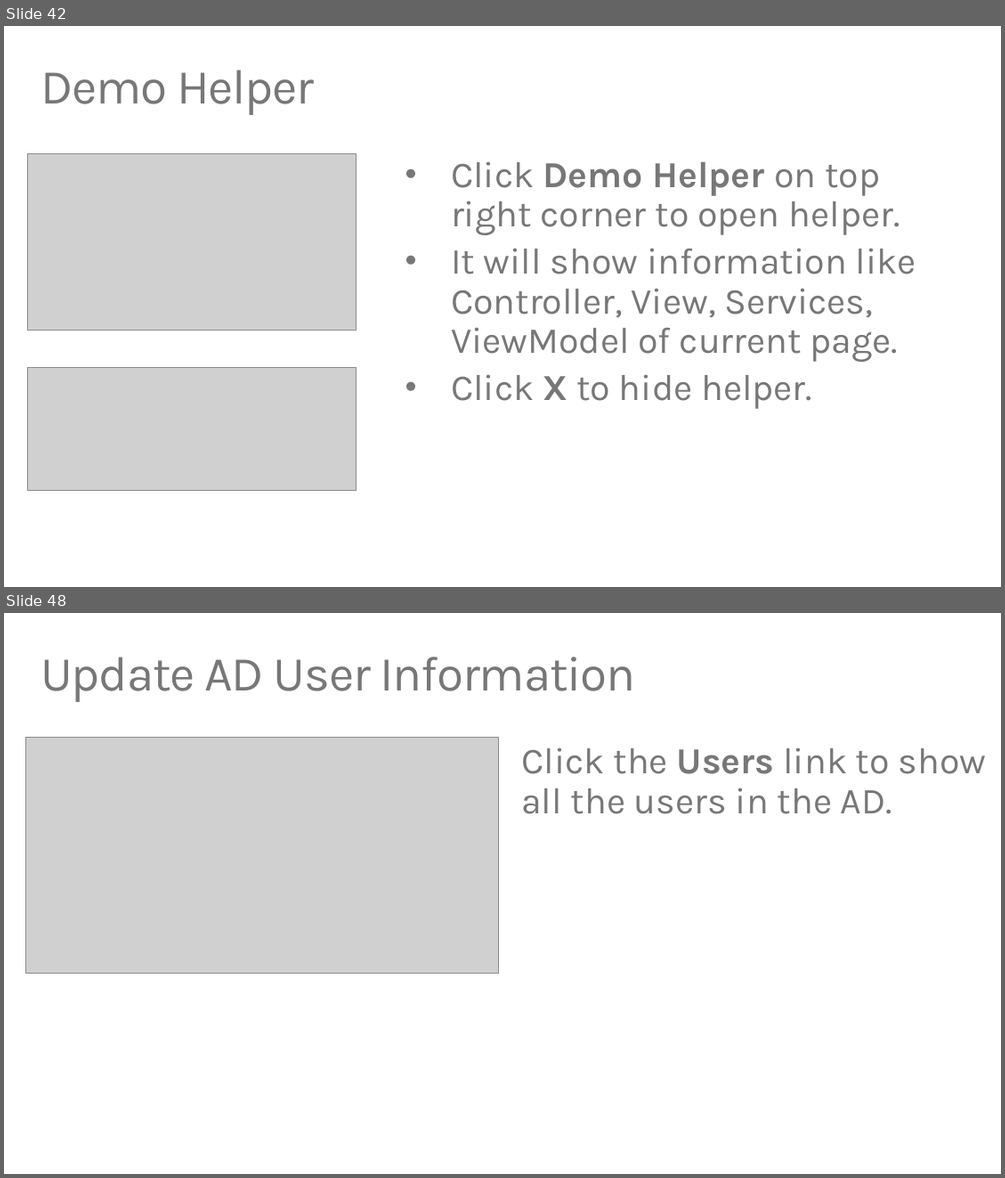
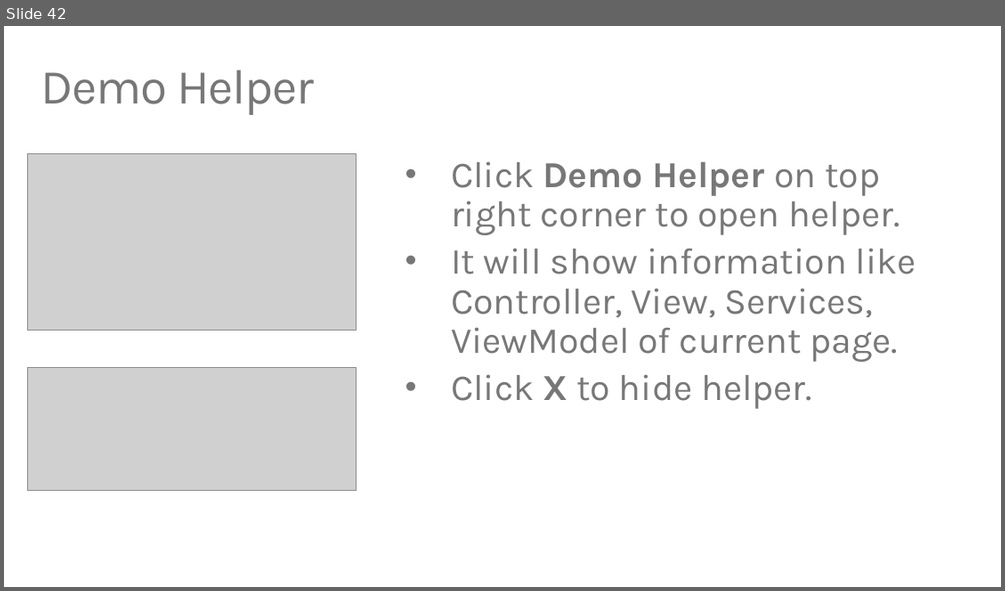
Before and after one commit to TylerLu/EDUGraphAPI-Angular, a slide deck: EDU GRAPH-API Demo Script.pptx. Shown one above the other, each under a label of ours: slides 42 and 48 before the commit, slide 42 after it; the slides between them are not shown. The pictures are 1005x1178 and 1005x591 pixels, drawn with LibreOffice and Linux fonts; fonts in the diff are those of the drawing; grey boxes stand for pictures. Boxes give left, top, right and bottom in pixels: in the first picture for what was removed or moved away, otherwise in the second. Text is boxed around its words. In the diff, an @@ line names an element or a change of style, - is before the commit and + after.

```diff
--- a/EDU GRAPH-API Demo Script.pptx
+++ b/EDU GRAPH-API Demo Script.pptx
@@ slide 48 removed at [4, 613, 1001, 1174], background #FFFFFF @@
@@ title removed at [40, 657, 636, 702] @@
-Update AD User Information
@@ picture removed at [26, 737, 498, 973] @@
@@ text removed at [521, 747, 987, 814] @@
-• Click the Users link to show all the users in the AD.
```
Also in this commit, not shown: 7 other slides removed, 9 other files.
